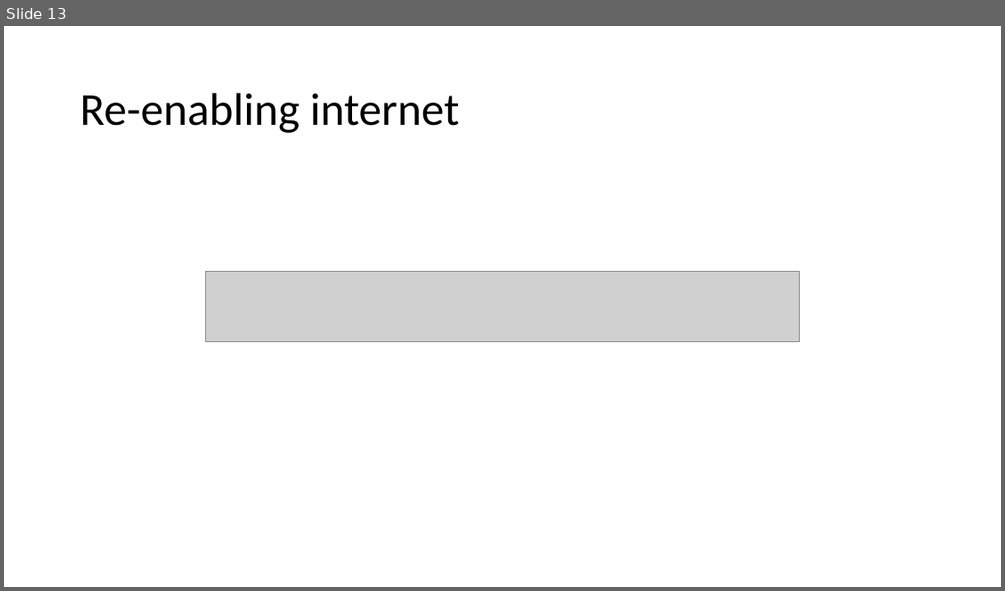
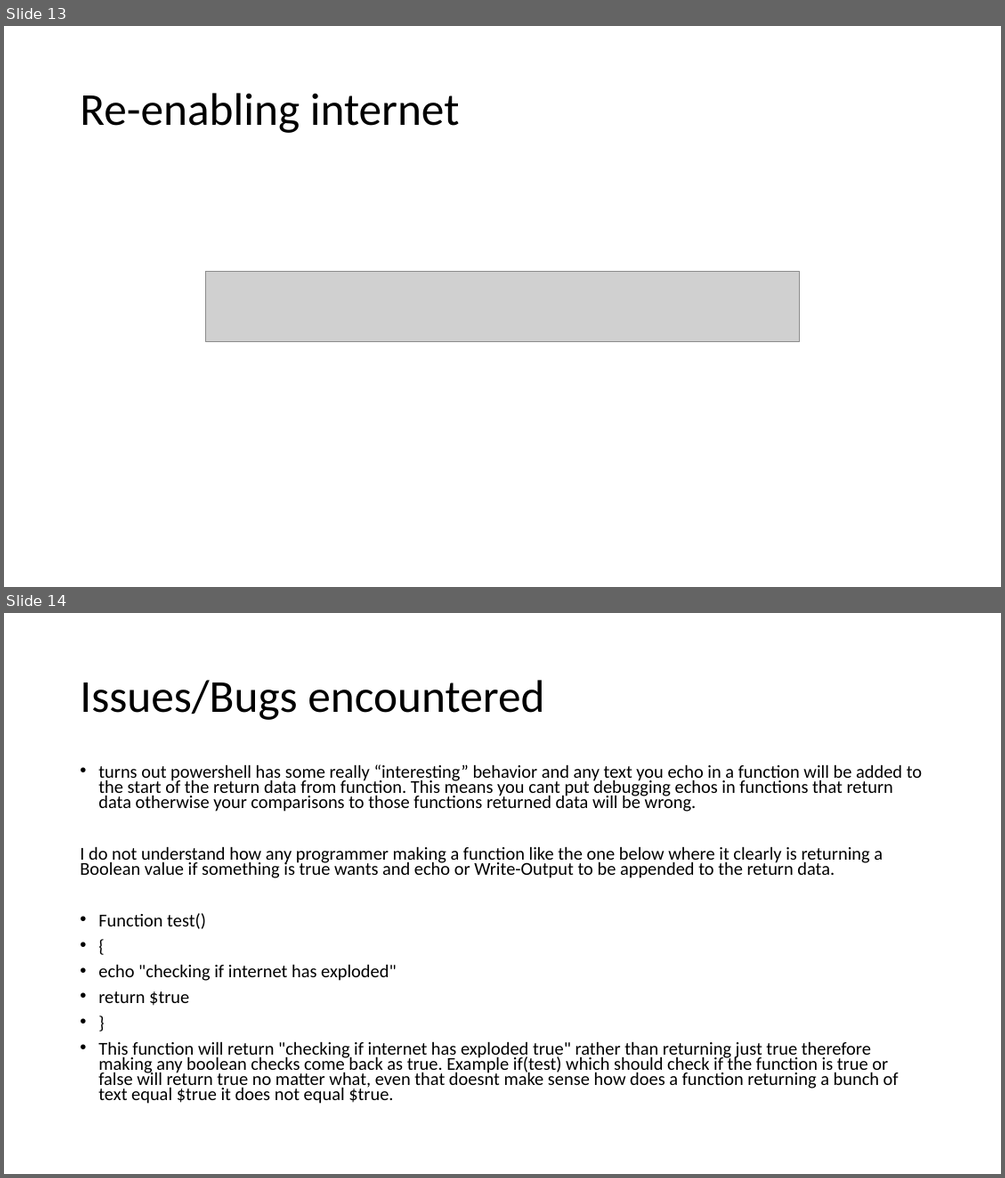
Before and after one commit to CHROME-PLATED-METRO-WOLF/Coit11241-peer-programming, a slide deck: evidence.pptx. Shown one above the other, each under a label of ours: slide 13 before the commit, slides 13 and 14 after it. The pictures are 1005x591 and 1005x1178 pixels, drawn with LibreOffice and Linux fonts; fonts in the diff are those of the drawing; grey boxes stand for pictures. Boxes give left, top, right and bottom in pixels: in the first picture for what was removed or moved away, otherwise in the second. Text is boxed around its words. In the diff, an @@ line names an element or a change of style, - is before the commit and + after.

Commit message:
Added Bugs section

```diff
--- a/evidence.pptx
+++ b/evidence.pptx
@@ slide 14 added at (4,613,1001,1174), background #FFFFFF @@
@@ title added at (80,680,544,720), 44 pt, text #000000 @@
+Issues/Bugs encountered
@@ text added at (80,764,922,1103), 17.5 pt, text #000000 @@
+• turns out powershell has some really “interesting” behavior and any text you echo in a function will be added to the start of the return data from function. This means you cant put debugging echos in functions that return data otherwise your comparisons to those functions returned data will be wrong.
+I do not understand how any programmer making a function like the one below where it clearly is returning a Boolean value if something is true wants and echo or Write-Output to be appended to the return data.
+• Function test()
+• {
+• echo "checking if internet has exploded"
+• return $true
+• }
+• This function will return "checking if internet has exploded true" rather than returning just true therefore making any boolean checks come back as true. Example if(test) which should check if the function is true or false will return true no matter what, even that doesnt make sense how does a function returning a bunch of text equal $true it does not equal $true.
```
